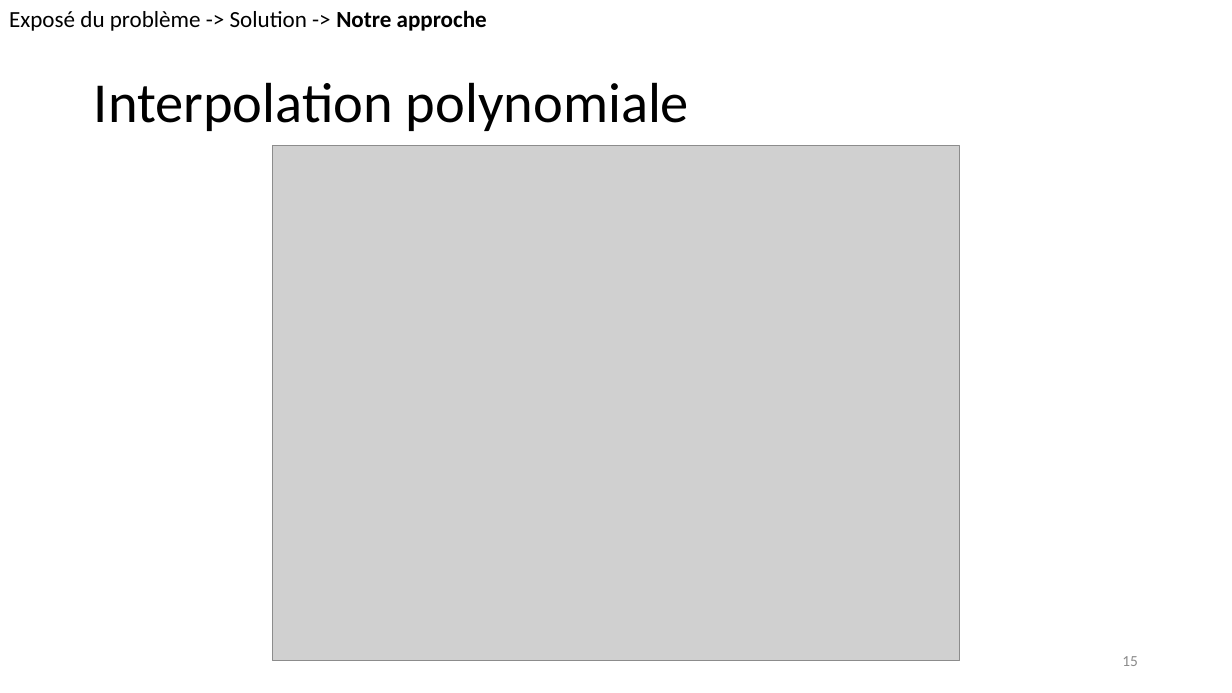
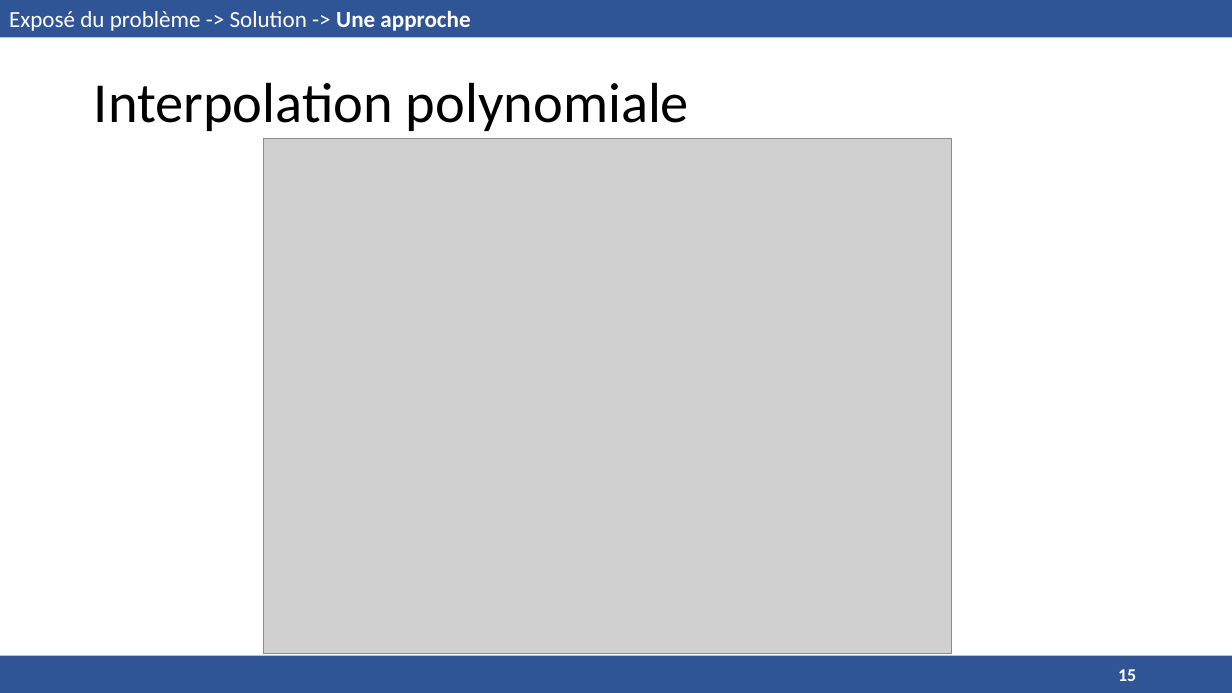
Before and after one commit to ioniATX/DHT_oblivion, a slide deck: slide 15 of présentation.pptx. Drawn at 1232x693 pixels with LibreOffice and Linux fonts; fonts in the diff are those of the drawing; grey boxes stand for pictures. Boxes give left, top, right and bottom in pixels: in the first picture for what was removed or moved away, otherwise in the second. Text is boxed around its words. In the diff, an @@ line names an element or a change of style, - is before the commit and + after.

```diff
--- a/présentation.pptx
+++ b/présentation.pptx
@@ rectangle added at (0, 0, 1232, 37), fill #2F5597 @@
@@ text at (9, 10, 470, 31): text changed; text colour #000000 to #FFFFFF @@
-Exposé du problème -> Solution -> Notre approche
+Exposé du problème -> Solution -> Une approche
@@ picture: place and size @@
-picture at (272, 146, 959, 661)
+picture at (263, 139, 951, 653)
@@ page number: place and size @@
-page number at (1122, 656, 1138, 666)
+page number at (1118, 669, 1136, 681)
@@ page number at (1118, 669, 1136, 681): size 12 to 14 pt, text colour #8C8C8C to #FFFFFF, bold on; alignment right to left @@
@@ rectangle added at (0, 656, 1232, 693), fill #2F5597 @@
```
Also in this commit, not shown: 17 other slides changed.
